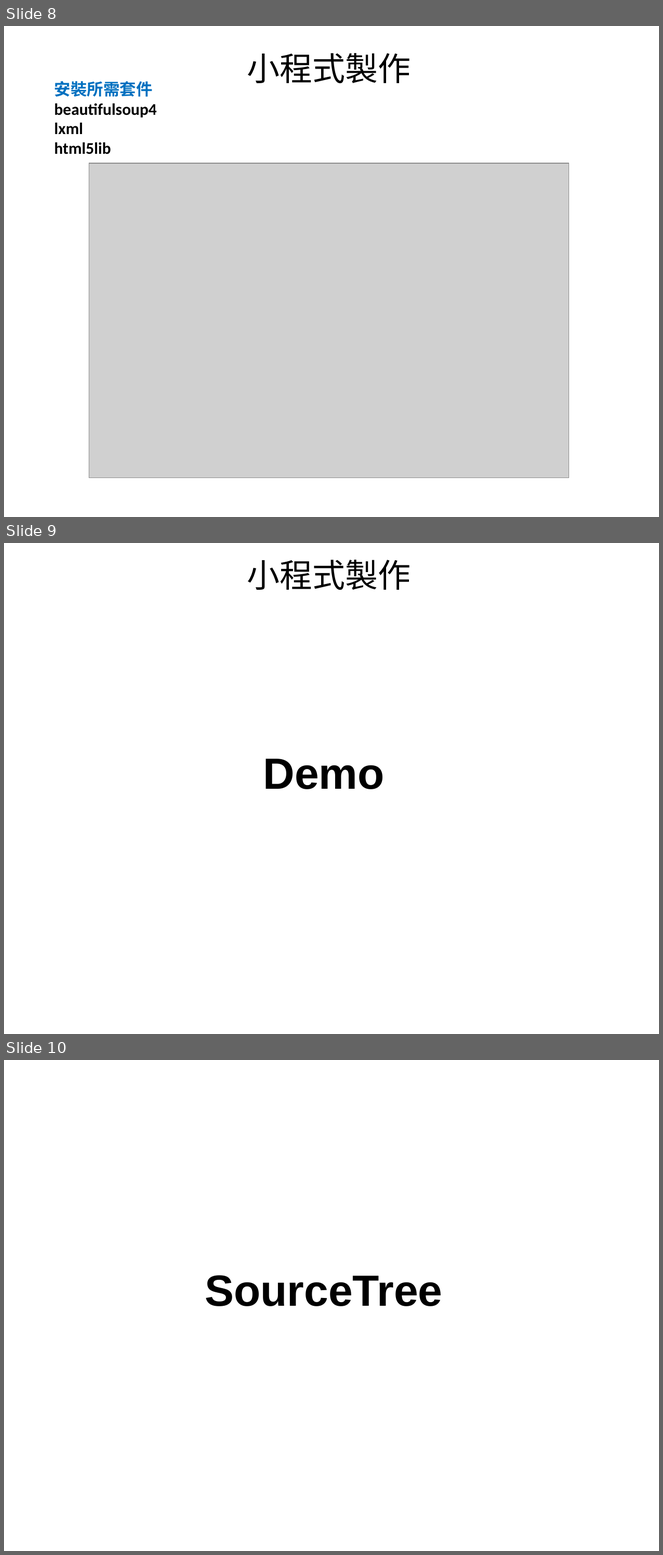
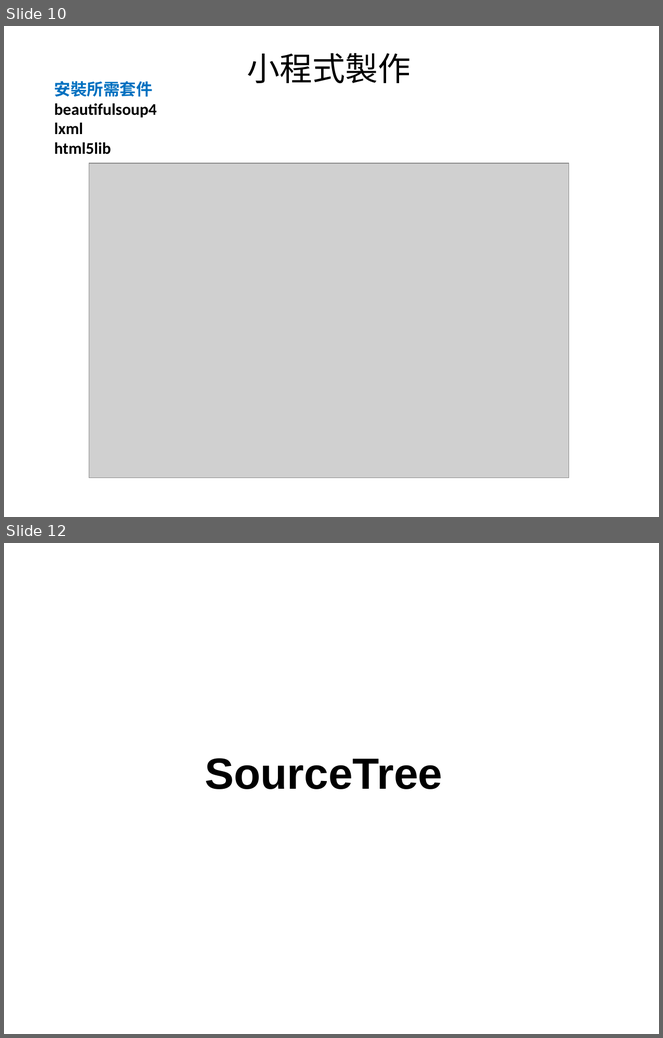
Before and after one commit to seiching/pythonclass, a slide deck: 0921_Class/Python安裝.ppt. Shown one above the other, each under a label of ours: slides 8, 9 and 10 before the commit, slides 10 and 12 after it; the slides between them are not shown. The pictures are 663x1555 and 663x1038 pixels, drawn with LibreOffice and Linux fonts; fonts in the diff are those of the drawing; grey boxes stand for pictures. Boxes give left, top, right and bottom in pixels: in the first picture for what was removed or moved away, otherwise in the second. Text is boxed around its words. In the diff, an @@ line names an element or a change of style, - is before the commit and + after.

```diff
--- a/0921_Class/Python安裝.ppt
+++ b/0921_Class/Python安裝.ppt
@@ slide 9 removed at (4, 543, 659, 1034), background #FFFFFF @@
@@ text removed at (247, 560, 411, 590) @@
-小程式製作
@@ text removed at (263, 759, 384, 789) @@
-Demo
@@ what was slide 8 is now slide 10 @@
@@ what was slide 10 is now slide 12 @@
```
Also in this commit, not shown: 2 slides changed, 5 slides added, 6 other slides removed.
